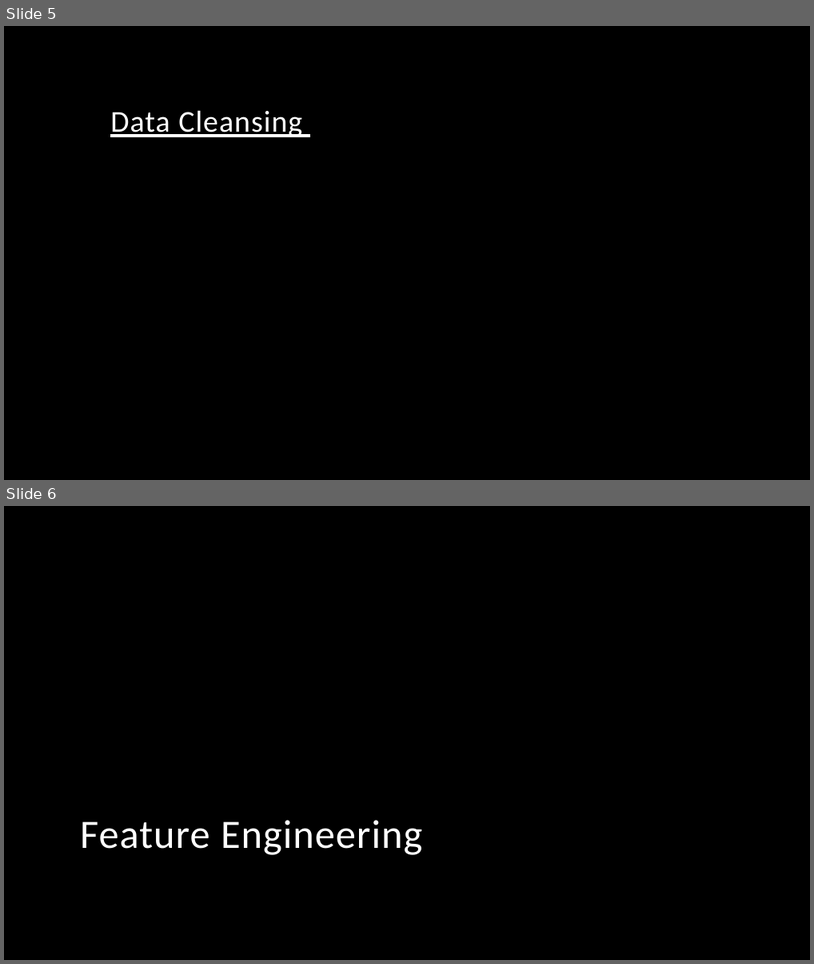
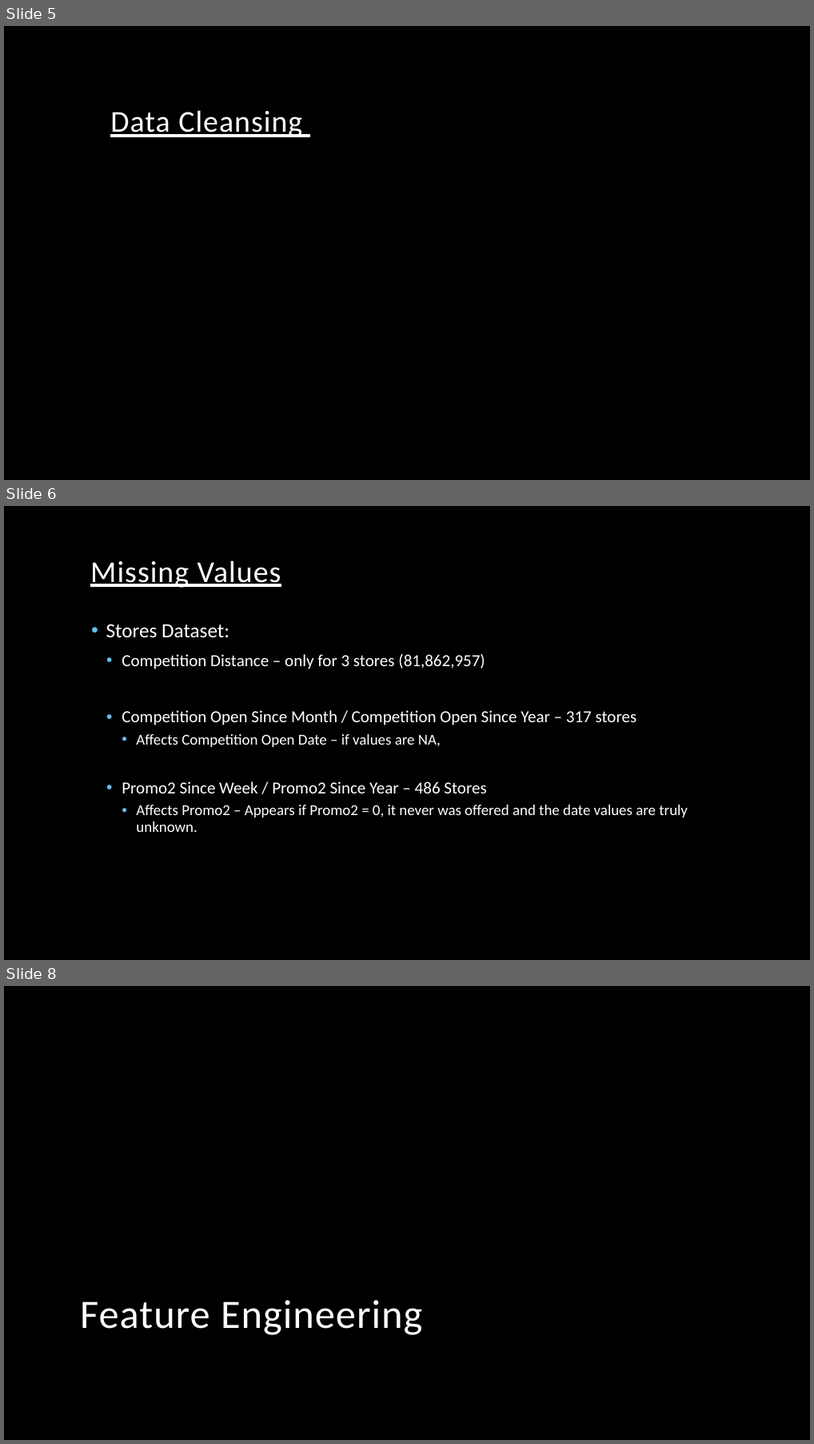
Before and after one commit to Nashavi/Rossman-Sales-Predition, a slide deck: Rossman Project.pptx. Shown one above the other, each under a label of ours: slides 5 and 6 before the commit, slides 5, 6 and 8 after it; the slides between them are not shown. The pictures are 814x964 and 814x1444 pixels, drawn with LibreOffice and Linux fonts; fonts in the diff are those of the drawing; background and template pictures are left out. Boxes give left, top, right and bottom in pixels: in the first picture for what was removed or moved away, otherwise in the second. Text is boxed around its words. In the diff, an @@ line names an element or a change of style, - is before the commit and + after.

```diff
--- a/Rossman Project.pptx
+++ b/Rossman Project.pptx
@@ slide 6 added at (x1=4, y1=506, x2=810, y2=960), background picture (left out) @@
@@ title added at (x1=90, y1=560, x2=282, y2=588), 36 pt, text #FFFFFF, underline @@
+Missing Values
@@ text added at (x1=106, y1=624, x2=688, y2=832), 20 pt, text #FFFFFF @@
+• Stores Dataset:
+  • Competition Distance – only for 3 stores (81,862,957)
+  • Competition Open Since Month / Competition Open Since Year – 317 stores
+    • Affects Competition Open Date – if values are NA,
+  • Promo2 Since Week / Promo2 Since Year – 486 Stores
+    • Affects Promo2 – Appears if Promo2 = 0, it never was offered and the date values are truly unknown.
@@ what was slide 6 is now slide 8 @@
```
Also in this commit, not shown: 7 other slides added, 3 slides removed, 1 other file.
